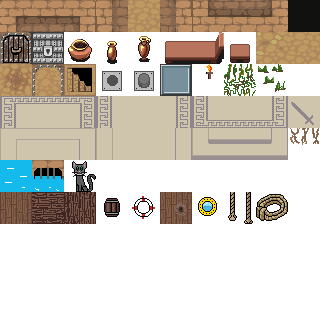
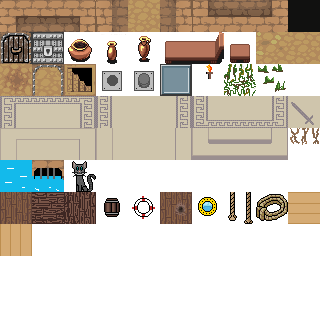
Comparing the layer stacks of the two (320, 320) images. Changes:
painted on "tilemap.png" over (0, 192, 320, 256)
